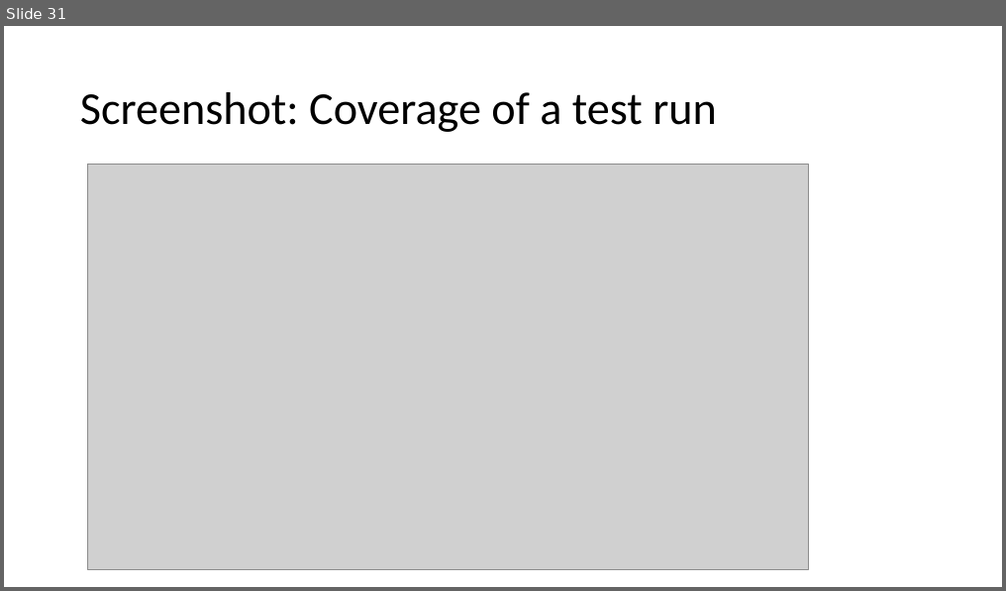
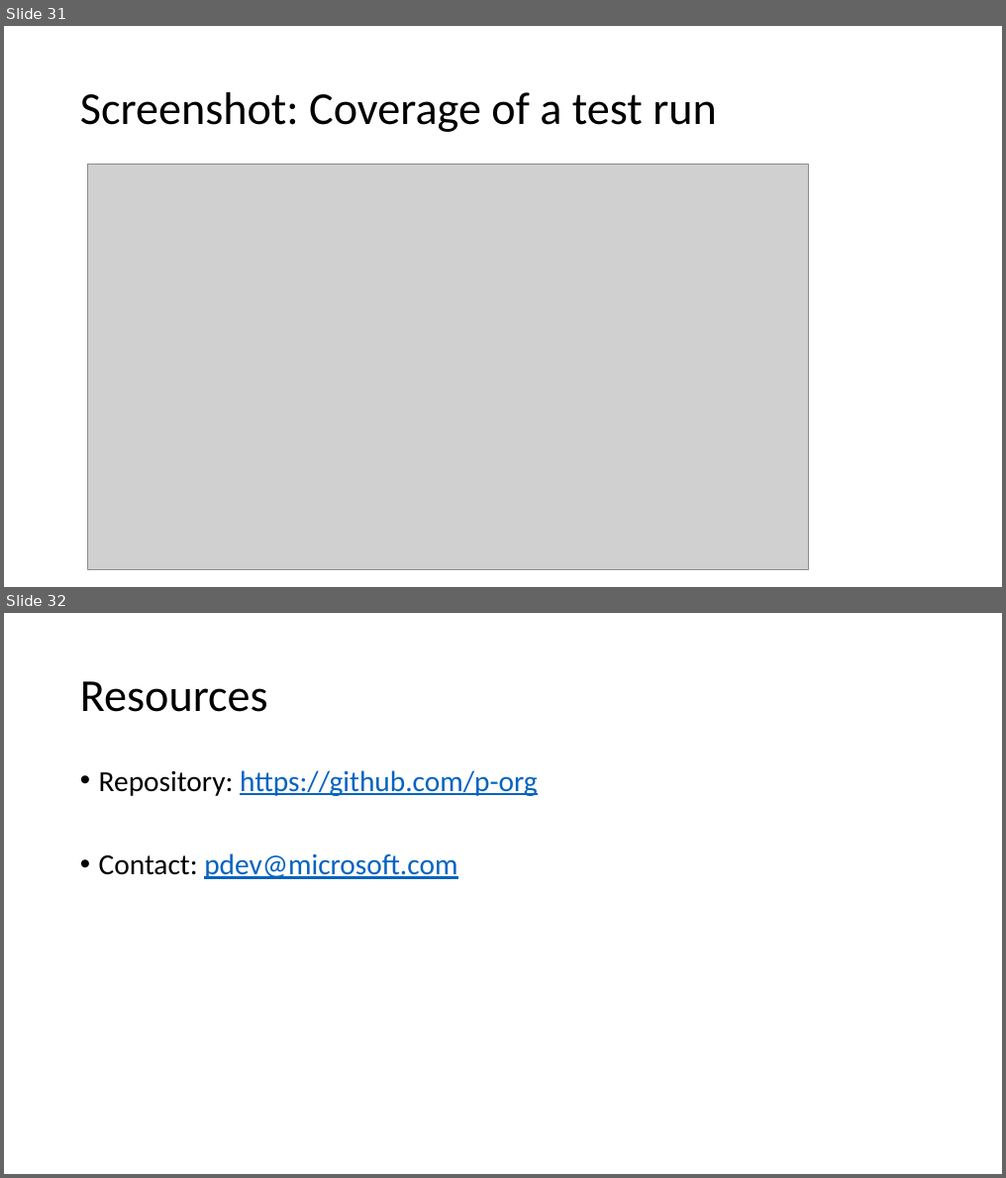
Before and after one commit to p-org/P, a slide deck: Tutorial/P-tutorial.pptx. Shown one above the other, each under a label of ours: slide 31 before the commit, slides 31 and 32 after it. The pictures are 1006x591 and 1006x1178 pixels, drawn with LibreOffice and Linux fonts; fonts in the diff are those of the drawing; grey boxes stand for pictures. Boxes give left, top, right and bottom in pixels: in the first picture for what was removed or moved away, otherwise in the second. Text is boxed around its words. In the diff, an @@ line names an element or a change of style, - is before the commit and + after.

Commit message:
update

```diff
--- a/Tutorial/P-tutorial.pptx
+++ b/Tutorial/P-tutorial.pptx
@@ slide 32 added at (4,613,1002,1174), background #FFFFFF @@
@@ title added at (80,681,268,712), 44 pt, text #000000 @@
+Resources
@@ text added at (99,770,538,879), 28 pt, text #0563C1, underline @@
+• Repository: https://github.com/p-org
+• Contact: pdev@microsoft.com
```
